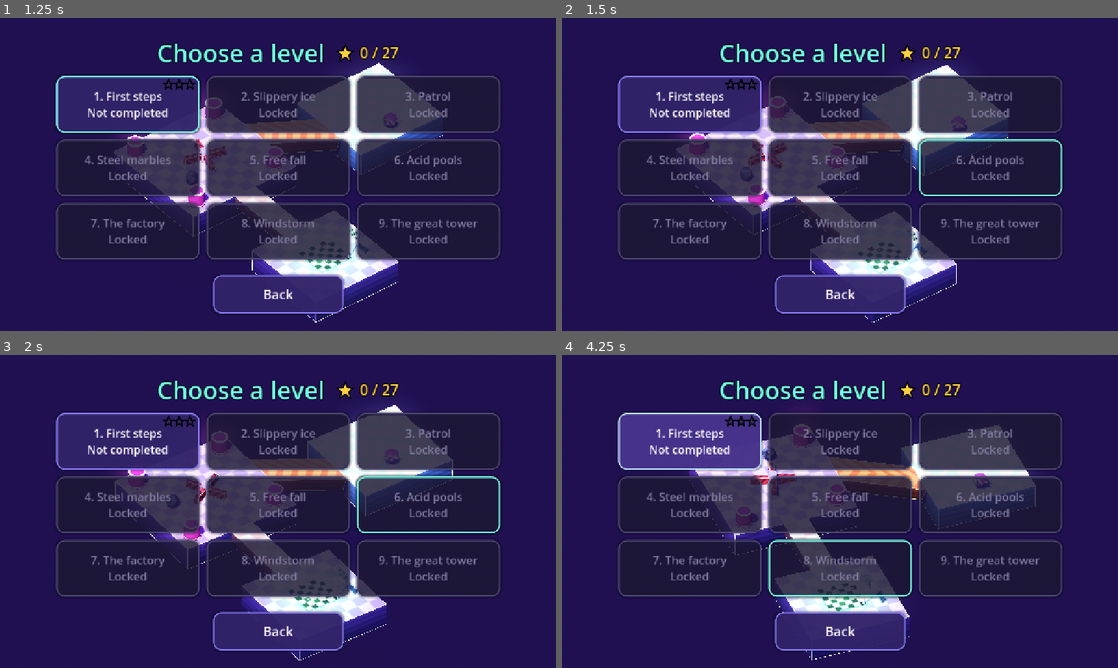
Above: before the commit, frames 1-4 (two rows, left to right).
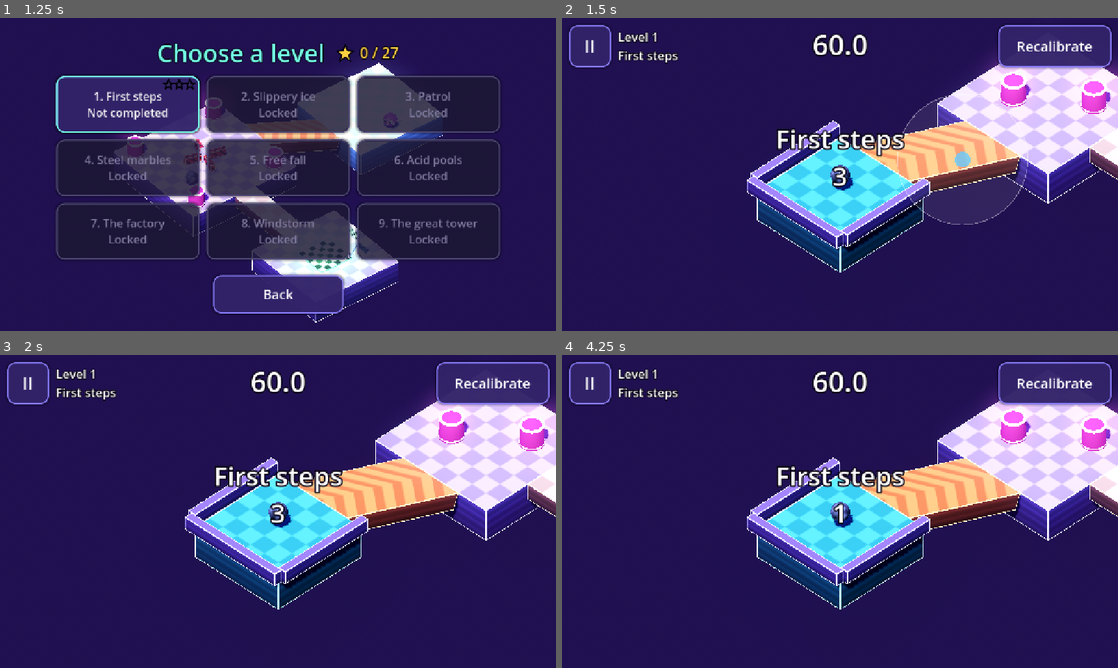
Above: after the commit, the same moments.

Repository: HernanDiaz/carreras-de-canicas
Game: Godot game, scene res://scenes/menu.tscn
Same seed, same stepped clock (60 frames per second), same inputs: the game is played once before the commit and once after it.
Inputs (mouse positions are in pixels of both pictures, inside the frame that each line leads up to):
- Up to frame 1 (1.25 s): click "Play" at 0.5 s
- Up to frame 2 (1.5 s): move the mouse to (962, 158) at 1.27 s; hold Right (ui_right) from 1.28 s (still down); tap 1 at 1.35 s; click (962, 158) at 1.42 s
- Up to frame 3 (2 s): keep holding Right (ui_right); tap 9 at 1.55 s
- Up to frame 4 (4.25 s): release Right (ui_right) at 2 s; drag from (728, 527) to (812, 574) at 2.02 s; move the mouse to (895, 442) at 2.77 s; hold Right (ui_right) 2.78-3.5 s; tap 2 at 2.85 s; tap 3 at 3.05 s; drag from (812, 574) to (673, 464) at 3.52 s

Frame 1 is identical in both runs. In frame 2, 50% of the frame differs, in the area x 1-100%, y 2-98%; in frame 3, 50%; in frame 4, 53%.

Commit message:
Menú: en Elegir nivel, las teclas 1-9 abren ese nivel si está desbloqueado
Co-Authored-By: Claude Opus 5.5 <noreply@anthropic.com>

Diff:
--- a/scripts/menu.gd
+++ b/scripts/menu.gd
@@ -103,6 +103,26 @@
 	if event.is_action_pressed("ui_cancel") and _current != "main":
 		get_viewport().set_input_as_handled()
 		_go_back()
+	elif _current == "levels" and _level_for_key(event) >= 0:
+		get_viewport().set_input_as_handled()
+		GameState.play(_level_for_key(event))
+
+
+## En Elegir nivel, las teclas 1-9 (también las del teclado numérico) abren ese nivel si está
+## desbloqueado. Devuelve el índice, o -1.
+func _level_for_key(event: InputEvent) -> int:
+	var key := event as InputEventKey
+	if key == null or not key.pressed or key.echo:
+		return -1
+	var code := key.physical_keycode
+	var index := -1
+	if code >= KEY_1 and code <= KEY_9:
+		index = code - KEY_1
+	elif code >= KEY_KP_1 and code <= KEY_KP_9:
+		index = code - KEY_KP_1
+	if index < 0 or index >= GameState.LEVELS.size() or not GameState.is_unlocked(index):
+		return -1
+	return index
 
 
 func _go_back() -> void:
--- a/tools/smoke_test.gd
+++ b/tools/smoke_test.gd
@@ -146,6 +146,19 @@
 				path.append(menu._current)
 			if path != ["levels", "main", "main"]:
 				_failures.append("menú: Esc va por %s (debe levels, main, main)" % [path])
+			# Teclas 1-9 en Elegir nivel: solo niveles desbloqueados, sin eco ni otras teclas.
+			var saved_unlocked := GameState.unlocked
+			GameState.unlocked = 2
+			var got := []
+			for c in [[KEY_1, false], [KEY_2, false], [KEY_3, false], [KEY_KP_2, false], [KEY_1, true], [KEY_A, false]]:
+				var k := InputEventKey.new()
+				k.physical_keycode = c[0]
+				k.pressed = true
+				k.echo = c[1]
+				got.append(menu._level_for_key(k))
+			GameState.unlocked = saved_unlocked
+			if got != [0, 1, -1, 1, -1, -1]:
+				_failures.append("menú: teclas de nivel dan %s (debe [0, 1, -1, 1, -1, -1])" % [got])
 			# Intro en el campo de IP intenta unirse (con una IP mala solo avisa; no conecta).
 			menu._net_status.text = ""
 			menu._ip_edit.text_submitted.emit(" no es una ip ")
